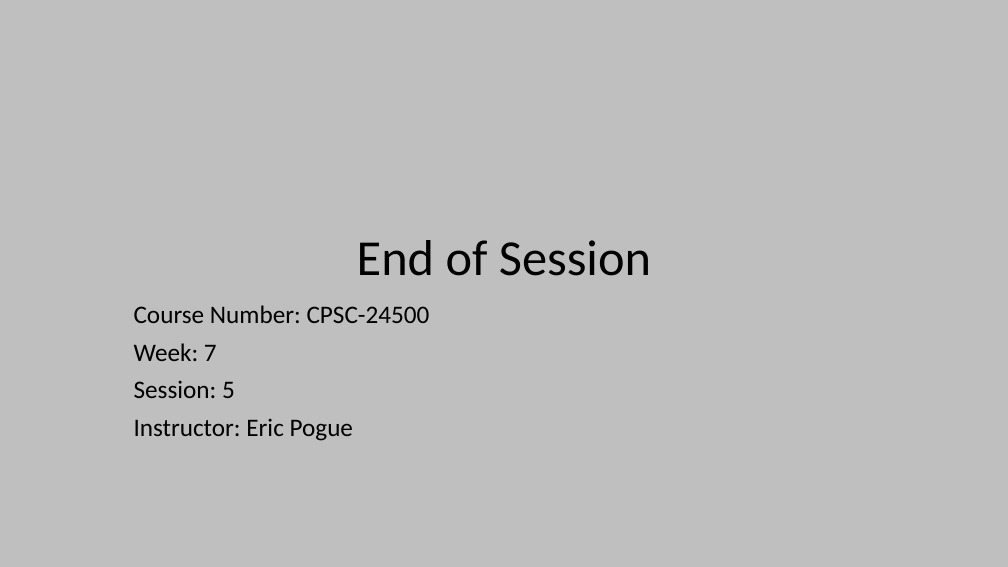
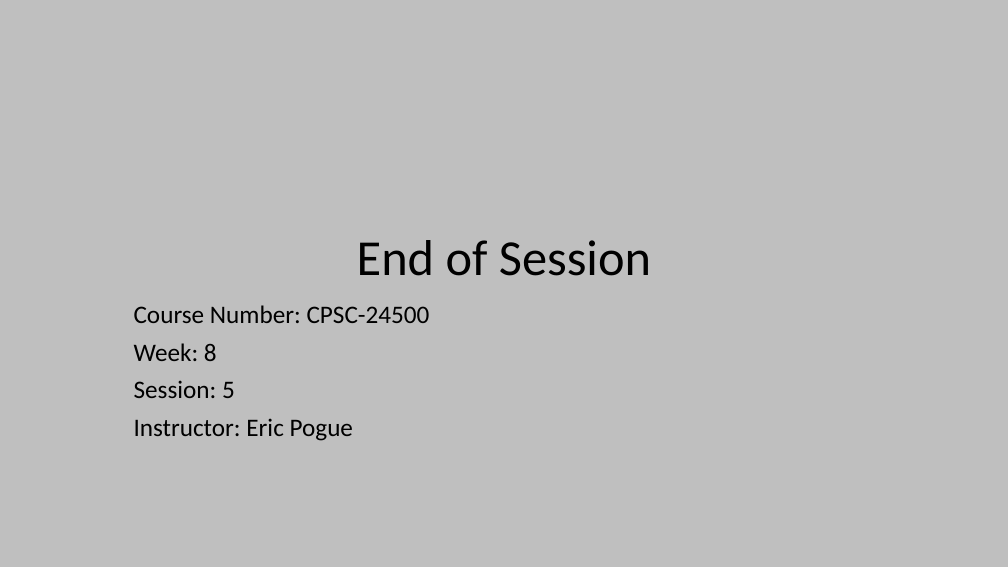
Before and after one commit to EricJPogue/www-epogue-info, a slide deck: slide 52 of CPSC-24500/Week08/2017SpringW08Slides.pptx (slide 50 before the commit). Drawn at 1008x567 pixels with LibreOffice and Linux fonts; fonts in the diff are those of the drawing. Boxes give left, top, right and bottom in pixels: in the first picture for what was removed or moved away, otherwise in the second. Text is boxed around its words. In the diff, an @@ line names an element or a change of style, - is before the commit and + after.

Commit message:
Update slides.

```diff
--- a/CPSC-24500/Week08/2017SpringW08Slides.pptx
+++ b/CPSC-24500/Week08/2017SpringW08Slides.pptx
@@ subtitle at (x1=134, y1=343, x2=217, y2=361): text changed @@
-Week: 7
+Week: 8
```
Also in this commit, not shown: 2 slides added, 1 other file.
